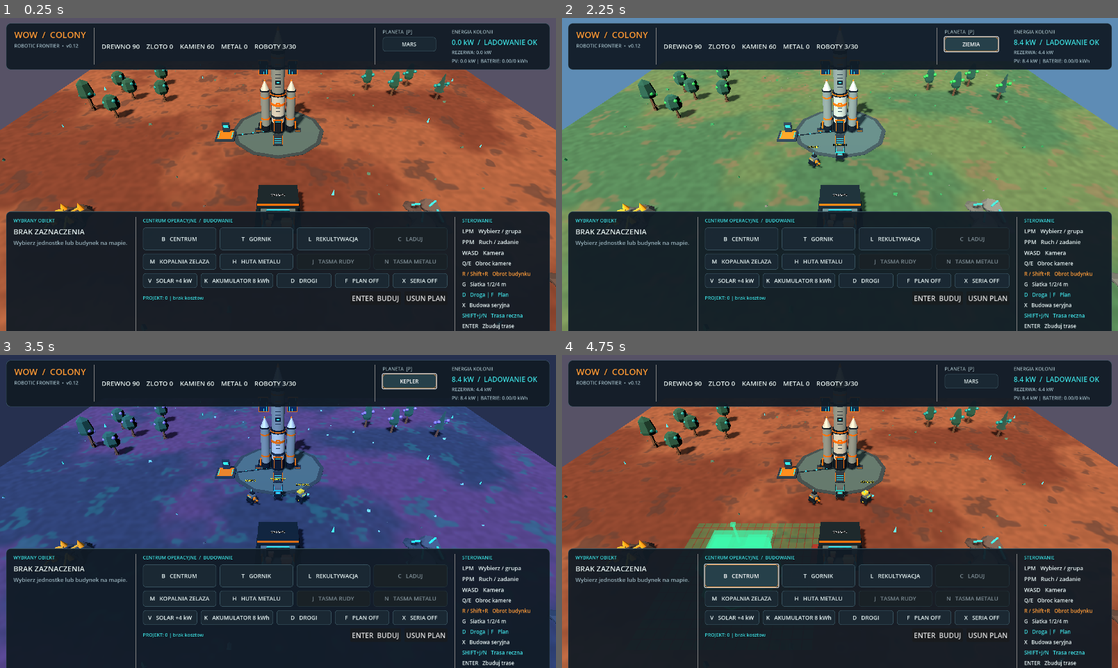
Above: before the commit, frames 1-4 (two rows, left to right).
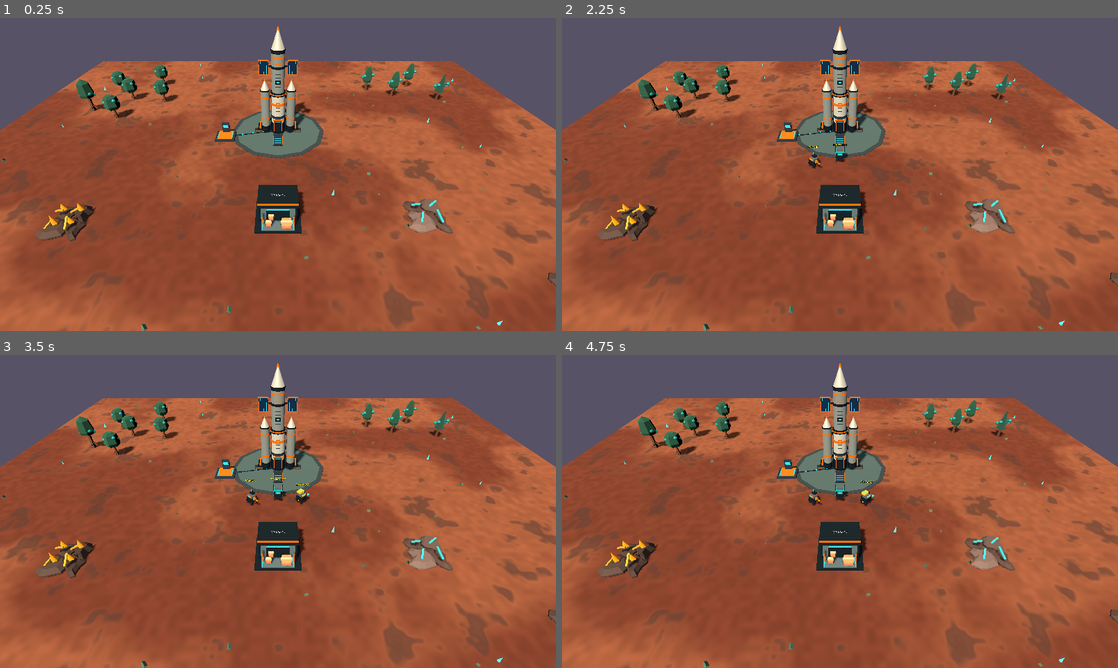
Above: after the commit, the same moments.

Repository: serafin1367/wow
Game: Godot game, scene res://scenes/main.tscn
The game is run twice, just before and just after one commit, with the same random seed, the same clock (stepped at 60 frames per second) and the same inputs.
Inputs (mouse positions are in pixels of both pictures, inside the frame that each line leads up to):
- Up to frame 1 (0.25 s): no input
- Up to frame 2 (2.25 s): click (940, 299) at 0.5 s, where only the run before the commit has a clickable "ENTER BUDUJ"; click (940, 299) at 1.25 s, where only the run before the commit has a clickable "ENTER BUDUJ"; click (973, 43) at 2 s, where only the run before the commit has a clickable "MARS"
- Up to frame 3 (3.5 s): click (411, 380) at 2.75 s, where only the run before the commit has a clickable "ZIEMIA"
- Up to frame 4 (4.75 s): click (973, 380) at 3.5 s, where only the run before the commit has a clickable "KEPLER"; click (739, 577) at 4.25 s, where only the run before the commit has a clickable "B CENTRUM"

The runs differ from the first frame. In frame 1, 51% of the frame differs, in the area x 1-99%, y 1-100%; in frame 2, 97%; in frame 3, 98%, in the area x 0-100%, y 0-100%; in frame 4, 53%.
Error after the commit: Invalid access to property or key 'save_requested' on a base object of type 'CanvasLayer (colony_hud.gd)'. (res://scripts/main.gd:1403)

Commit message:
feat(save): add save/load session entrypoints and Ctrl+S/Ctrl+O keybindings

Diff:
--- a/scripts/main.gd
+++ b/scripts/main.gd
@@ -23,6 +23,7 @@
 const BUILD_PREVIEW_SCRIPT = preload("res://scripts/build_placement_preview.gd")
 const ROADS_SCRIPT = preload("res://scripts/technical_roads.gd")
 const BLUEPRINTS_SCRIPT = preload("res://scripts/construction_blueprints.gd")
+const SAVE_SCRIPT = preload("res://scripts/save_game_manager.gd")
 const START_PLANET = "Mars"
 const LANDER_POSITION: Vector3 = Vector3(0.0, 0.0, -12.0)
 const CHARGER_POSITION: Vector3 = Vector3(-9.0, 0.0, -10.0)
@@ -98,6 +99,7 @@
 var road_anchors: Array[Vector3] = []
 var road_preview_route: Array[Vector2i] = []
 var road_hover_elapsed: float = 0.0
+var save_manager = SAVE_SCRIPT.new()
 
 
 func _ready() -> void:
@@ -113,6 +115,29 @@
 	_create_build_preview()
 	_create_infrastructure_planner()
 	_create_training_timer()
+
+
+func _save_game() -> void:
+	if save_manager.save_file(self):
+		_set_status("Zapisano kolonie w user://wow-save-1.json (Ctrl+S).")
+	else:
+		_set_status("Nie udalo sie zapisac gry. Sprawdz uprawnienia katalogu danych.")
+
+
+func _load_game() -> void:
+	var loaded: Dictionary = save_manager.read_file()
+	if loaded.is_empty():
+		_set_status("Brak poprawnego zapisu WOW 0.13. Nie zmieniono biezacej gry.")
+		return
+	var fresh = load("res://scenes/main.tscn").instantiate()
+	get_tree().root.add_child(fresh)
+	if not save_manager.from_dict(fresh, loaded):
+		fresh.queue_free()
+		_set_status("Odczyt nie powiodl sie: pozostawiono dotychczasowa kolonie.")
+		return
+	get_tree().current_scene = fresh
+	fresh._set_status("Wczytano kolonie z user://wow-save-1.json.")
+	queue_free()
 
 
 func _create_environment() -> void:
@@ -1375,6 +1400,8 @@
 	hud.sticky_requested.connect(_toggle_sticky_build)
 	hud.commit_plan_requested.connect(_confirm_blueprints)
 	hud.clear_plan_requested.connect(_clear_blueprints)
+	hud.save_requested.connect(_save_game)
+	hud.load_requested.connect(_load_game)
 	hud.planet_change_requested.connect(_cycle_planet)
 	add_child(hud)
 
@@ -1451,6 +1478,12 @@
 
 func _unhandled_input(event: InputEvent) -> void:
 	if event is InputEventKey and event.pressed and not event.echo:
+		if event.ctrl_pressed and event.keycode == KEY_S:
+			_save_game()
+			return
+		if event.ctrl_pressed and event.keycode == KEY_O:
+			_load_game()
+			return
 		if event.keycode == KEY_D:
 			_start_road_mode()
 			return
